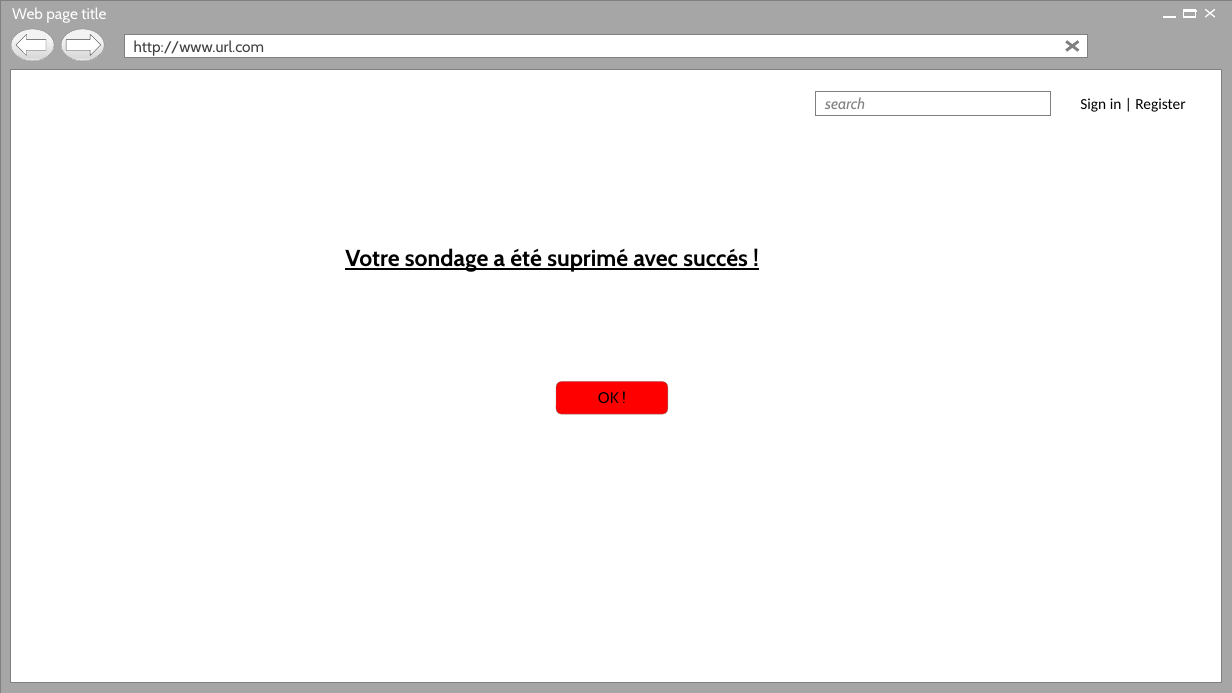
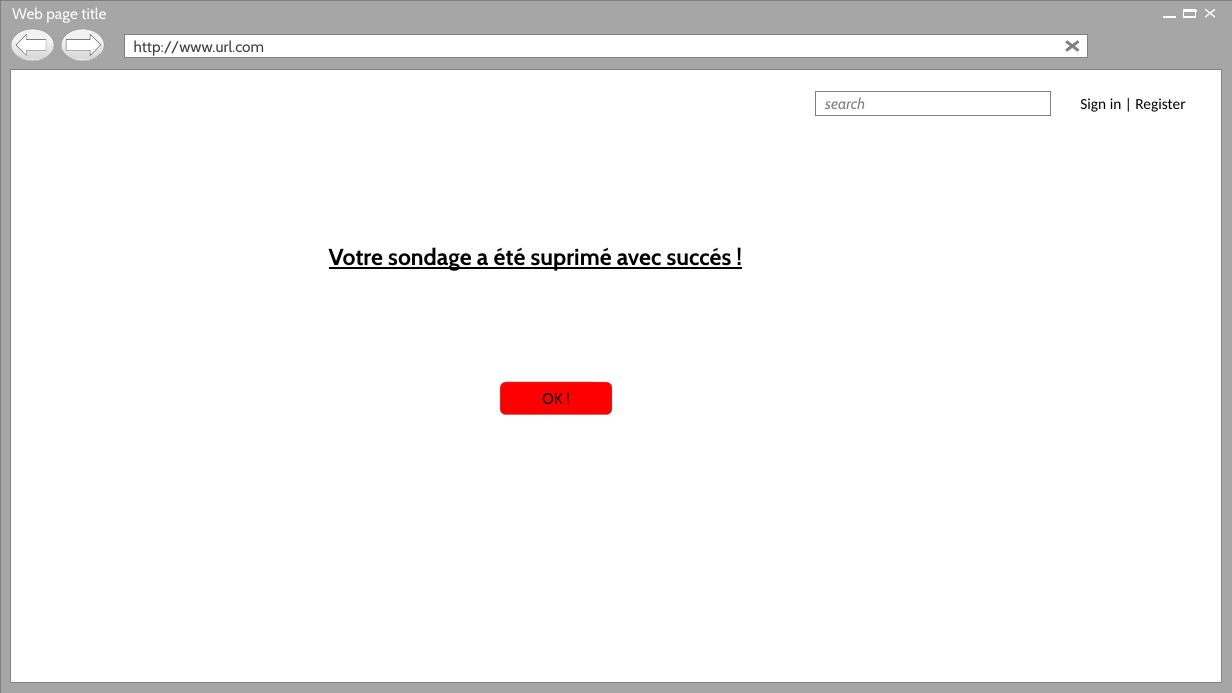
Before and after one commit to Holyz1988/PROJET1-ASP.NET, a slide deck: slide 23 of Page d’acceuil.pptx. Drawn at 1232x693 pixels with LibreOffice and Linux fonts; fonts in the diff are those of the drawing; background and template pictures are left out. Boxes give left, top, right and bottom in pixels: in the first picture for what was removed or moved away, otherwise in the second. Text is boxed around its words. In the diff, an @@ line names an element or a change of style, - is before the commit and + after.

```diff
--- a/Page d’acceuil.pptx
+++ b/Page d’acceuil.pptx
@@ text "Votre sondage a été suprimé ...": place and size @@
-text "Votre sondage a été suprimé ..." at (345,248,748,272)
+text "Votre sondage a été suprimé ..." at (329,247,732,271)
@@ rounded rectangle "OK !": place and size @@
-rounded rectangle "OK !" at (556,382,668,414)
+rounded rectangle "OK !" at (500,382,612,414)
```
Also in this commit, not shown: 2 other slides changed, 3 other files.
